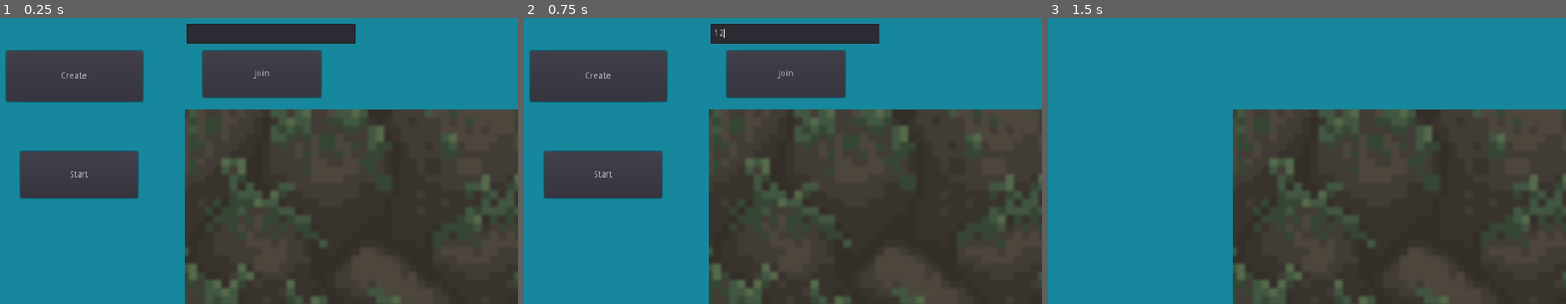
Above: before the commit, frames 1-3 (left to right).
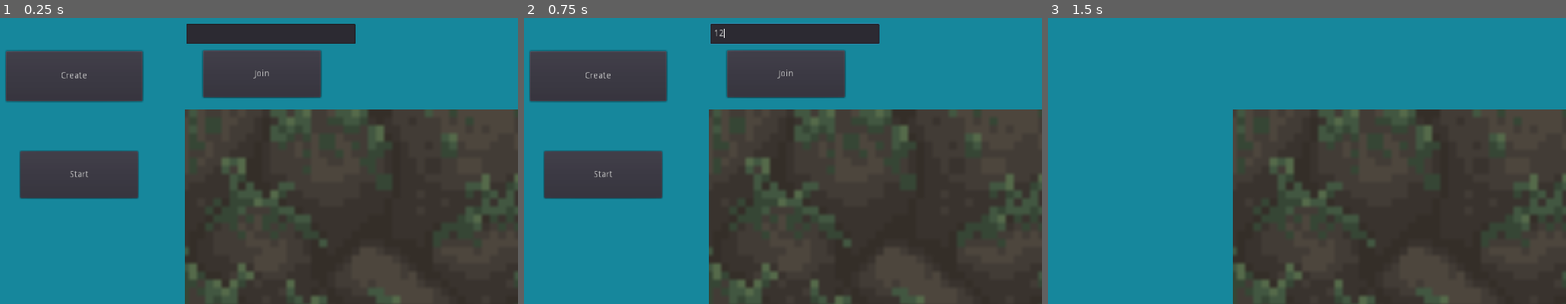
Above: after the commit, the same moments.

Repository: daniel-gmk/Project-WAS
Game: Godot game, scene res://root.tscn
Two runs of this game, one before a commit and one after it. Both use one fixed random seed, a clock stepped at 60 frames per second and the inputs below.
Inputs (mouse positions are in pixels of both pictures, inside the frame that each line leads up to):
- Up to frame 1 (0.25 s): no input
- Up to frame 2 (0.75 s): click (793, 35) at 0.52 s; type "12" at 0.6 s
- Up to frame 3 (1.5 s): click "Start" at 1.25 s

The runs differ from the first frame. In frame 1, 0.3% of the frame differs, in the area x 1-62%, y 8-57%; in frame 2, 0.4%, in the area x 1-69%, y 2-57%; in frame 3, less than 0.1%.

Commit message:
Fixed jittering, abstracted server camera

Diff:
--- a/Server.tscn
+++ b/Server.tscn
@@ -3,7 +3,7 @@
 [ext_resource path="res://Server.gd" type="Script" id=1]
 [ext_resource path="res://Projectile.tscn" type="PackedScene" id=2]
 [ext_resource path="res://Explosion.tscn" type="PackedScene" id=3]
-[ext_resource path="res://PlayerCamera.gd" type="Script" id=4]
+[ext_resource path="res://ServerCamera.gd" type="Script" id=4]
 
 [node name="Server" type="Node2D"]
 script = ExtResource( 1 )
@@ -12,4 +12,5 @@
 
 [node name="ServerCamera" type="Camera2D" parent="."]
 z_index = 1
+process_mode = 0
 script = ExtResource( 4 )
--- /dev/null
+++ b/ServerCamera.gd
@@ -0,0 +1,63 @@
+extends Camera2D
+
+### Handles camera attached to the player. Camera focus can be on player or map
+# Track previous position
+var _previous_position : Vector2 = Vector2.ZERO
+
+
+# Track if camera is panned
+var _move_camera := false
+# Tracks if the camera is focused on player
+var lastPlayerOwnerPosition = false
+
+### Variables passed from root
+# Stores the player's root node for when the player is not being focused.
+var root
+# Stores the player's playerPhysicsBody child for when the player is being focused.
+var playerOwner
+# Decides if this is the local player so this only happens to the local player character.
+var control = false
+
+func _unhandled_input(event):
+	# Handles the initial and final trigger for dragging the camera
+	if event is InputEventMouseButton and event.button_index == BUTTON_RIGHT and control:
+		get_tree().set_input_as_handled()
+		if event.is_pressed():
+			if lastPlayerOwnerPosition == false:
+				position = playerOwner.position
+				lastPlayerOwnerPosition = true
+			_previous_position = event.position
+			_move_camera = true
+			changeToRoot()
+		else:
+			_move_camera = false
+
+	# Handle panning when dragging the camera
+	elif event is InputEventMouseMotion and _move_camera and control:
+		get_tree().set_input_as_handled()
+		changeToRoot()
+		position += (_previous_position - event.position)
+		_previous_position = event.position
+
+	# Zoom, this will be turned off for non-spectators eventually
+	elif event is InputEventMouseButton and control:
+		var new_zoom := Vector2.ZERO
+		if event.button_index == BUTTON_WHEEL_UP:
+			new_zoom = zoom.linear_interpolate(Vector2(0.5, 0.5), 0.2)
+		elif event.button_index == BUTTON_WHEEL_DOWN:
+			new_zoom = zoom.linear_interpolate(Vector2(2,2), 0.2)
+
+		if (new_zoom != Vector2.ZERO):
+			get_tree().set_input_as_handled()
+			zoom = new_zoom
+
+# Handles changing focus to the player (or specifically, the playerPhysicsBody)
+func changeToPlayerOwner():
+	print("yes")
+	#get_parent().remove_child(self)
+	#playerOwner.add_child(self)
+
+# Handles changing focus off the player to allow panning around the map
+func changeToRoot():
+	get_parent().remove_child(self)
+	root.add_child(self)
--- a/player.tscn
+++ b/player.tscn
@@ -96,11 +96,13 @@
 [node name="PlayerCamera" type="Camera2D" parent="."]
 z_index = 1
 zoom = Vector2( 0.6, 0.6 )
+process_mode = 0
 smoothing_enabled = true
 script = ExtResource( 4 )
 
 [node name="CanvasLayer" type="CanvasLayer" parent="PlayerCamera"]
 
 [node name="GUI" parent="PlayerCamera/CanvasLayer" instance=ExtResource( 9 )]
+margin_top = -600.841
 margin_right = 512.0
-margin_bottom = 0.0
+margin_bottom = -0.840942
--- a/playerPhysicsBody.gd
+++ b/playerPhysicsBody.gd
@@ -14,7 +14,7 @@
 # Initial position/spawn in map TO BE REPLACED
 var pos = Vector2(1000, 100)
 # Track whether to utilize snap physics on ground for move_and_slide_with_snap
-var snap = Vector2(0, 64)
+var snap = Vector2(0, 16)
 # Vector tracking player movement speed
 var _speed = 250
 # Vector tracking current gravity on player
@@ -215,7 +215,7 @@
 			else:
 				if jumping:
 					jumping = false
-					snap = Vector2(0, 64)
+					snap = Vector2(0, 16)
 					gravity = gravitydefault
 				if airTime:
 					airTime = false
--- a/project.godot
+++ b/project.godot
@@ -23,8 +23,13 @@
 
 Network="*res://network.gd"
 
+[debug]
+
+settings/fps/force_fps=120
+
 [display]
 
+window/vsync/use_vsync=false
 window/stretch/mode="2d"
 window/stretch/aspect="expand"
 
@@ -121,6 +126,5 @@
 
 quality/intended_usage/framebuffer_allocation=0
 quality/intended_usage/framebuffer_allocation.mobile=0
-quality/2d/use_pixel_snap=true
 environment/default_clear_color=Color( 0.0862745, 0.529412, 0.611765, 1 )
 environment/default_environment="res://default_env.tres"
